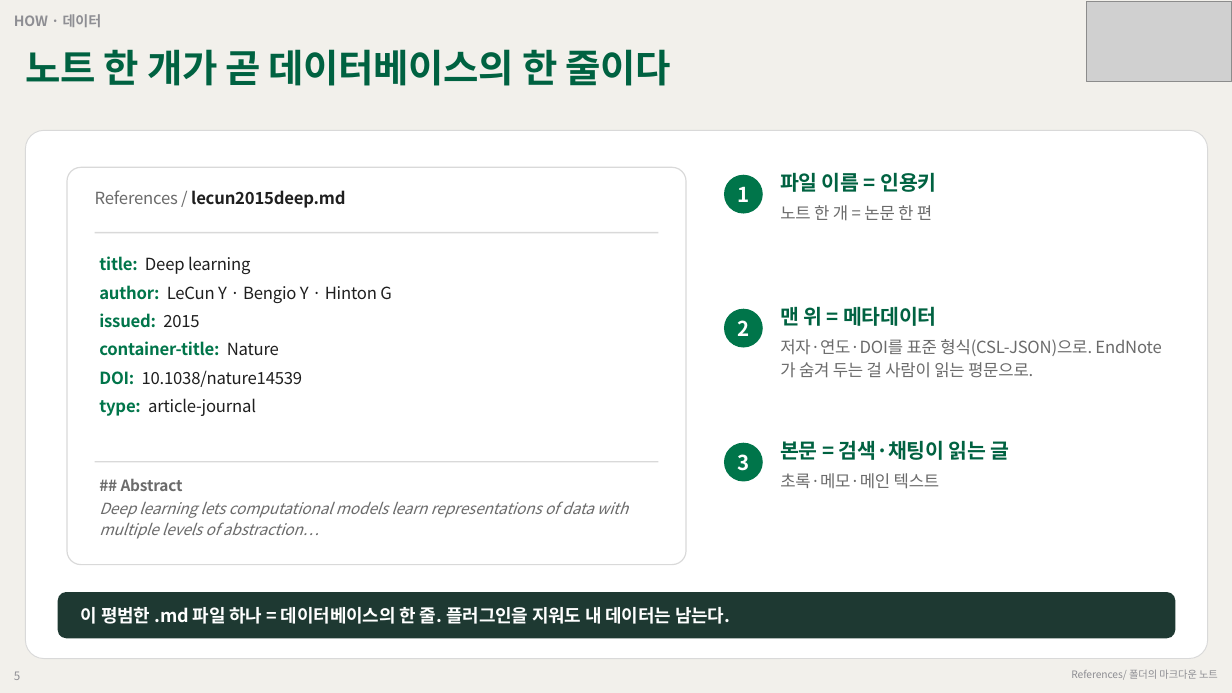
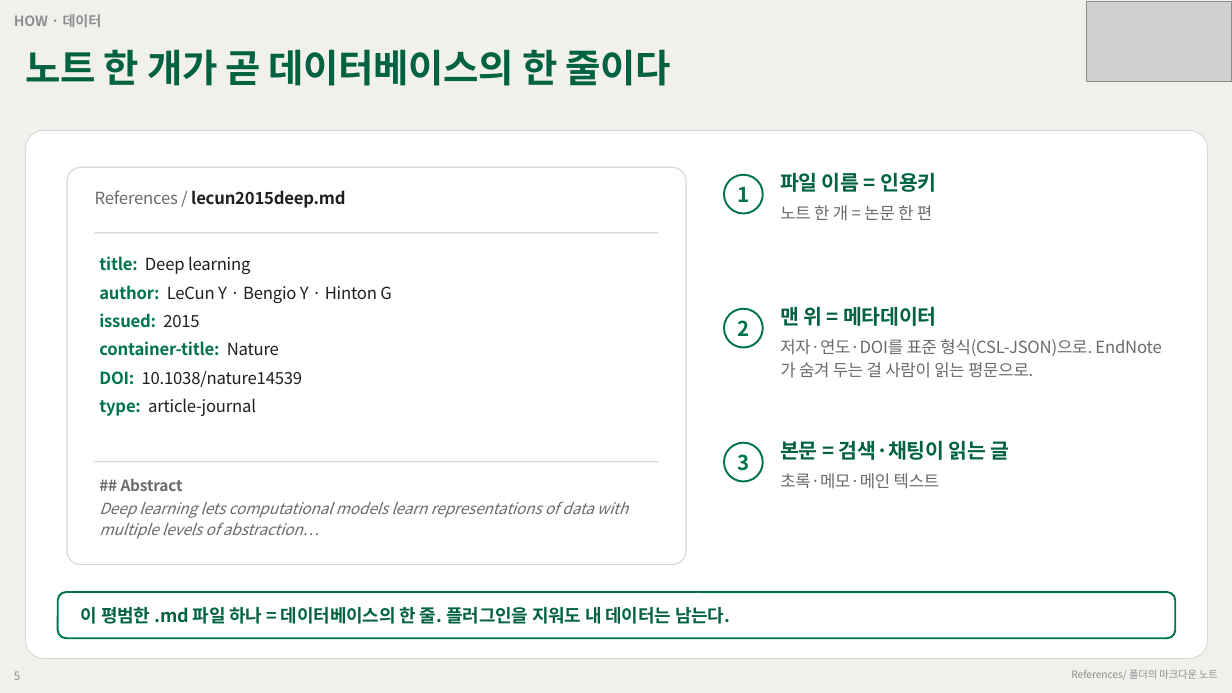
Before and after one commit to grotyx/rag-obsidian, a slide deck: slide 5 of presentation/rag_obsidian_deck.pptx. Drawn at 1232x693 pixels with LibreOffice and Linux fonts; fonts in the diff are those of the drawing; grey boxes stand for pictures. Boxes give left, top, right and bottom in pixels: in the first picture for what was removed or moved away, otherwise in the second. Text is boxed around its words. In the diff, an @@ line names an element or a change of style, - is before the commit and + after.

```diff
--- a/presentation/rag_obsidian_deck.pptx
+++ b/presentation/rag_obsidian_deck.pptx
@@ text colour #FFFFFF to #00754A in 3 elements at (737, 186, 749, 202), (737, 320, 749, 336), (737, 454, 749, 471) @@
@@ fill #00754A to none; outline none to #00754A 1.5 pt in 3 elements at (725, 175, 763, 213), (725, 309, 763, 348), (725, 443, 763, 482) @@
@@ rounded rectangle at (58, 592, 1176, 639): fill #1E3932 to none; outline none to #00754A 1.5 pt @@
@@ text "이 평범한 .md 파일 하나 ..." at (81, 607, 730, 624): text colour #FFFFFF to #006241 @@
```
Also in this commit, not shown: 13 other slides changed, 3 slides added, 1 slide removed, 5 other files.
